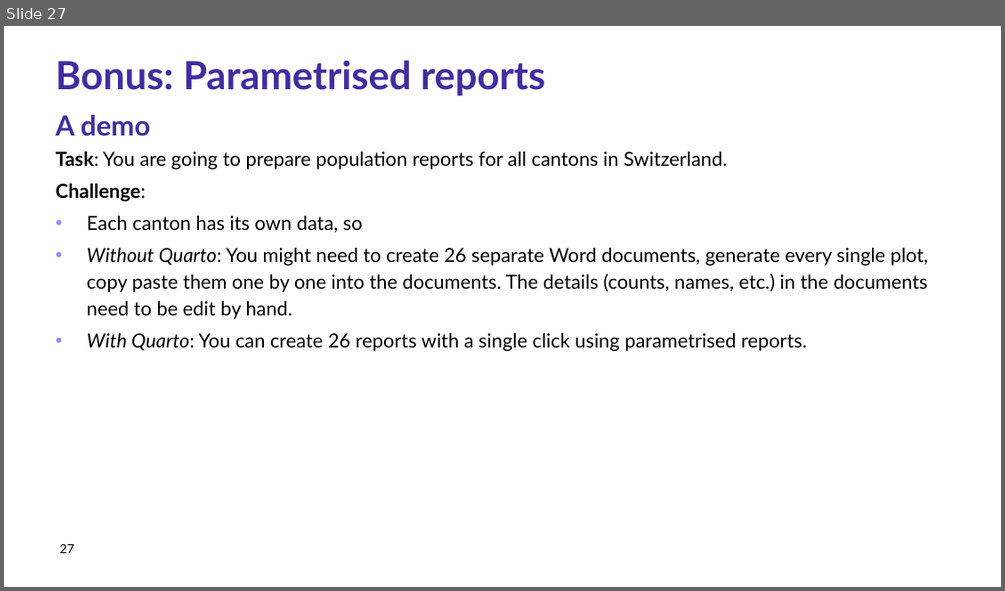
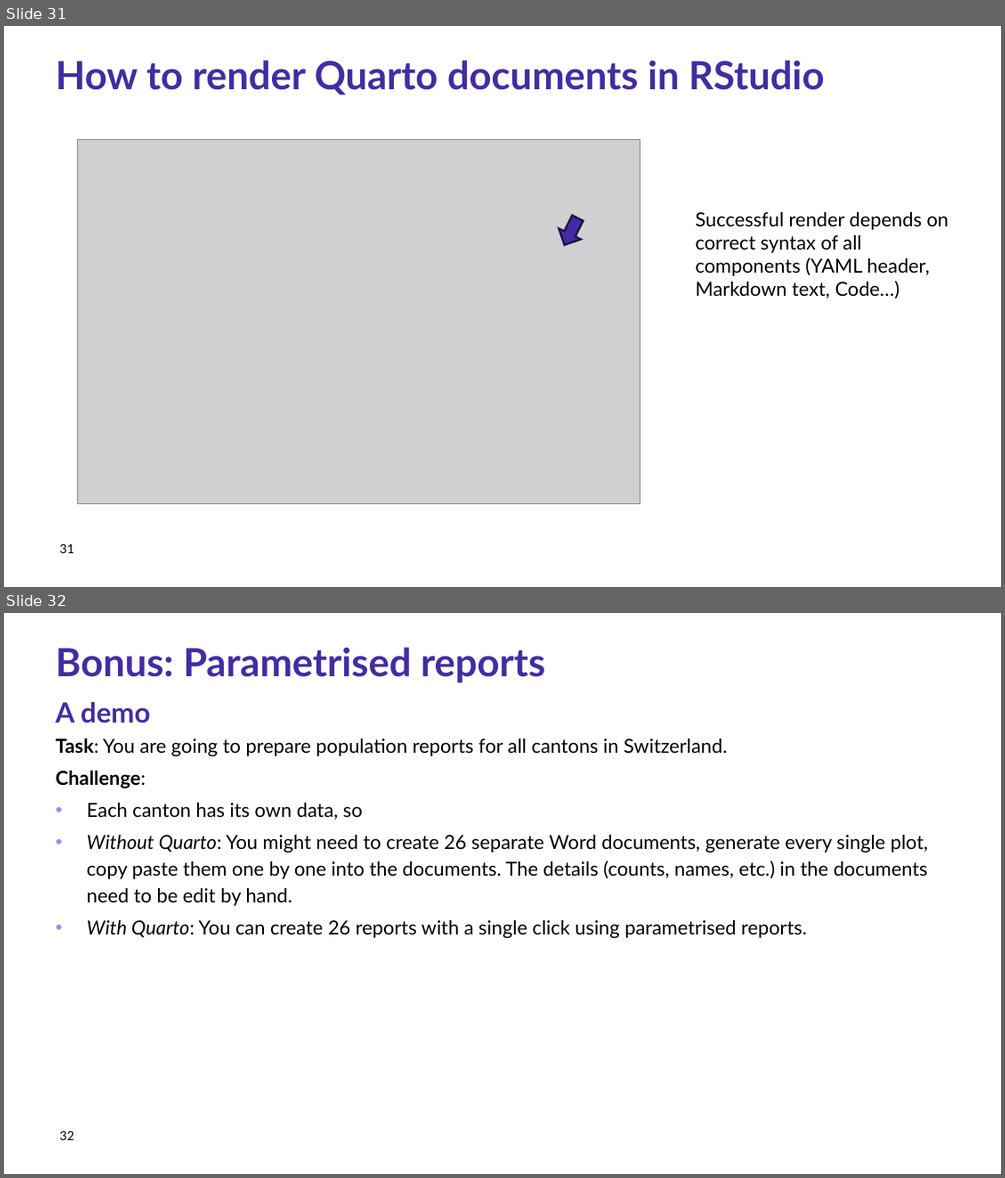
Before and after one commit to Research-IT-Swiss-TPH/quarto-workshop-2026, a slide deck: slides/lecture.pptx. Shown one above the other, each under a label of ours: slide 27 before the commit, slides 31 and 32 after it. The pictures are 1005x591 and 1005x1178 pixels, drawn with LibreOffice and Linux fonts; fonts in the diff are those of the drawing; grey boxes stand for pictures; background and template pictures are left out. Boxes give left, top, right and bottom in pixels: in the first picture for what was removed or moved away, otherwise in the second. Text is boxed around its words. In the diff, an @@ line names an element or a change of style, - is before the commit and + after.

```diff
--- a/slides/lecture.pptx
+++ b/slides/lecture.pptx
@@ slide 31 added at box(4, 26, 1001, 587), background #FFFFFF @@
@@ title added at box(56, 60, 824, 95), 28 pt, text #432CA1, bold @@
+How to render Quarto documents in RStudio
@@ picture added at box(77, 140, 639, 503) @@
@@ text added at box(696, 212, 949, 298), 14 pt, text #000000 @@
+Successful render depends on correct syntax of all components (YAML header, Markdown text, Code…)
@@ down arrow added at box(554, 213, 589, 250), fill #432CA1, outline #1D1347 1.5 pt @@
@@ page number added at box(60, 544, 74, 553), 9 pt, text #000000 @@
+31
@@ what was slide 27 is now slide 32 @@
@@ page number at box(60, 1131, 74, 1140): text changed @@
-27
+32
```
Also in this commit, not shown: 3 slides changed, 4 other slides added.
